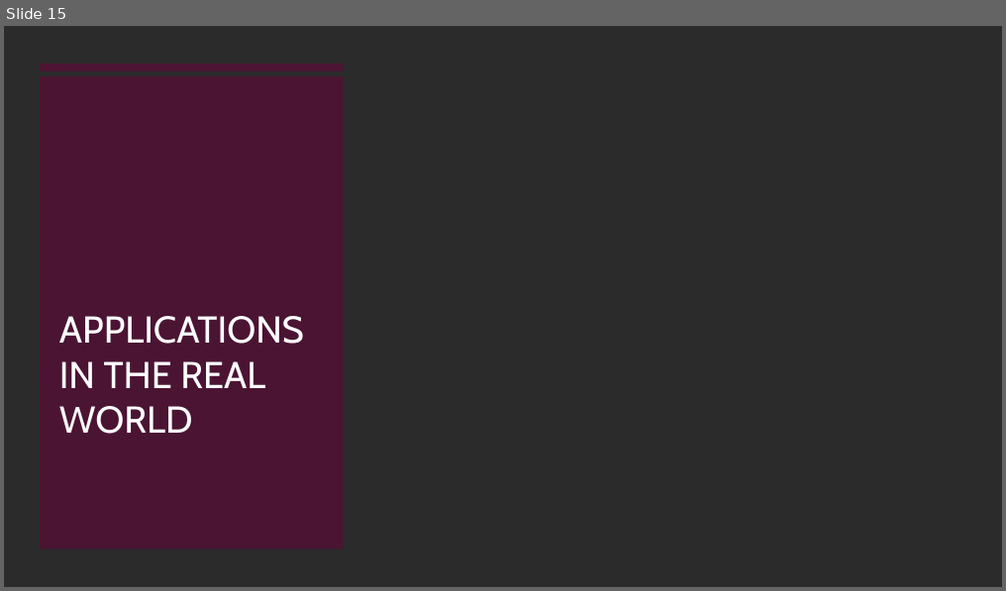
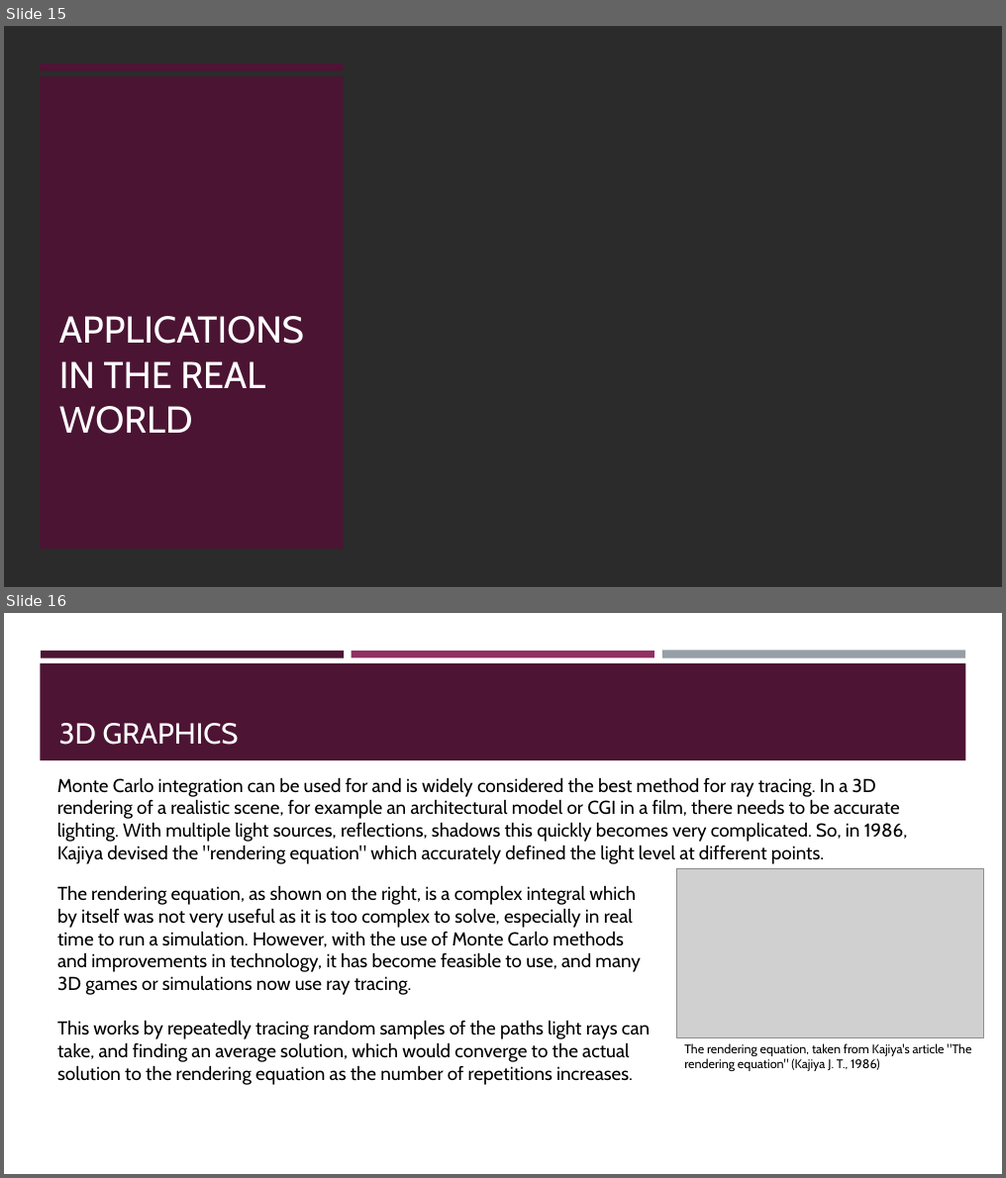
Before and after one commit to eoiniritium/jateb-course-work, a slide deck: presentation.pptx. Shown one above the other, each under a label of ours: slide 15 before the commit, slides 15 and 16 after it. The pictures are 1006x591 and 1006x1178 pixels, drawn with LibreOffice and Linux fonts; fonts in the diff are those of the drawing; grey boxes stand for pictures; background and template pictures are left out; a plain dark background stands for a picture behind light text. Boxes give left, top, right and bottom in pixels: in the first picture for what was removed or moved away, otherwise in the second. Text is boxed around its words. In the diff, an @@ line names an element or a change of style, - is before the commit and + after.

```diff
--- a/presentation.pptx
+++ b/presentation.pptx
@@ slide 16 added at box(4, 613, 1002, 1174), background #FFFFFF @@
@@ rectangle added at box(40, 663, 966, 761), fill #4D1434 @@
@@ rectangle added at box(41, 651, 344, 658), fill #4D1434 @@
@@ rectangle added at box(351, 651, 654, 658), fill #903163 @@
@@ rectangle added at box(662, 651, 965, 659), fill #969FA7 @@
@@ title added at box(59, 723, 239, 745), 28 pt, text #FFFFFF @@
+3D GRAPHICS
@@ text added at box(57, 777, 908, 864), 18 pt, text #000000 @@
+Monte Carlo integration can be used for and is widely considered the best method for ray tracing. In a 3D rendering of a realistic scene, for example an architectural model or CGI in a film, there needs to be accurate lighting. With multiple light sources, reflections, shadows this quickly becomes very complicated. So, in 1986, Kajiya devised the "rendering equation" which accurately defined the light level at different points.
@@ picture added at box(677, 869, 983, 1039) @@
@@ text added at box(57, 885, 649, 1085), 18 pt, text #000000 @@
+The rendering equation, as shown on the right, is a complex integral which by itself was not very useful as it is too complex to solve, especially in real time to run a simulation. However, with the use of Monte Carlo methods and improvements in technology, it has become feasible to use, and many 3D games or simulations now use ray tracing.
+This works by repeatedly tracing random samples of the paths light rays can take, and finding an average solution, which would converge to the actual solution to the rendering equation as the number of repetitions increases.
@@ text added at box(684, 1044, 971, 1071), 12 pt, text #000000 @@
+The rendering equation, taken from Kajiya's article "The rendering equation" (Kajiya J. T., 1986)
```
Also in this commit, not shown: 3 slides changed, 1 other slide added, 1 slide removed.
